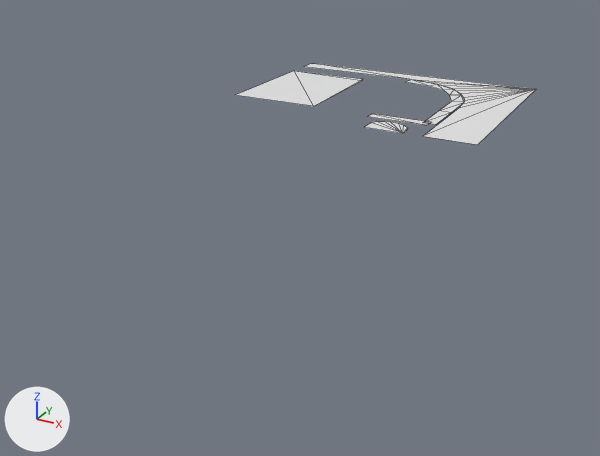
The glTF model app/public/world/tiles/4_-4.lod1.glb, before and after one commit.
The view is the same before and after, from a 50 mm camera at (2190.0, 1228.0, 90.0) aimed at (2050.0, 1481.0, -37.0). The lights are fixed; the arrows at lower left show +X, +Y and +Z. The picture after the commit comes second. Mesh edges are drawn as thin lines. Where no turn or scale is listed for an object, it has been applied to the vertices.

Objects in the first picture: 'ground'.
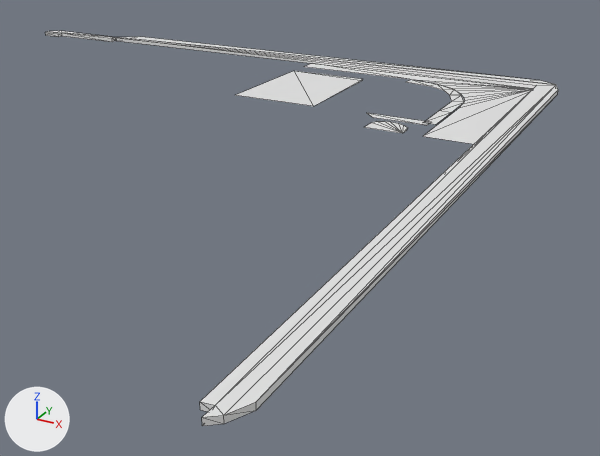
Edits to the bpy script that builds the scene:
```text
Add me_buildings:
    me_buildings.from_pydata(...)  # 38 vertices, 55 faces; spans x -145.0..145.0, y -136.0..136.0, z -1.0..1.0
Add ob_buildings:
    ob_buildings = bpy.data.objects.new('buildings', me_buildings)
    ob_buildings.location = (1978.4, 1460.6, 0.9)
```

Pixel boxes [x1, y1, x2, y2] of what changed, in the pictures (600 x 456 px):
'buildings', added: after [46, 31, 558, 426]
